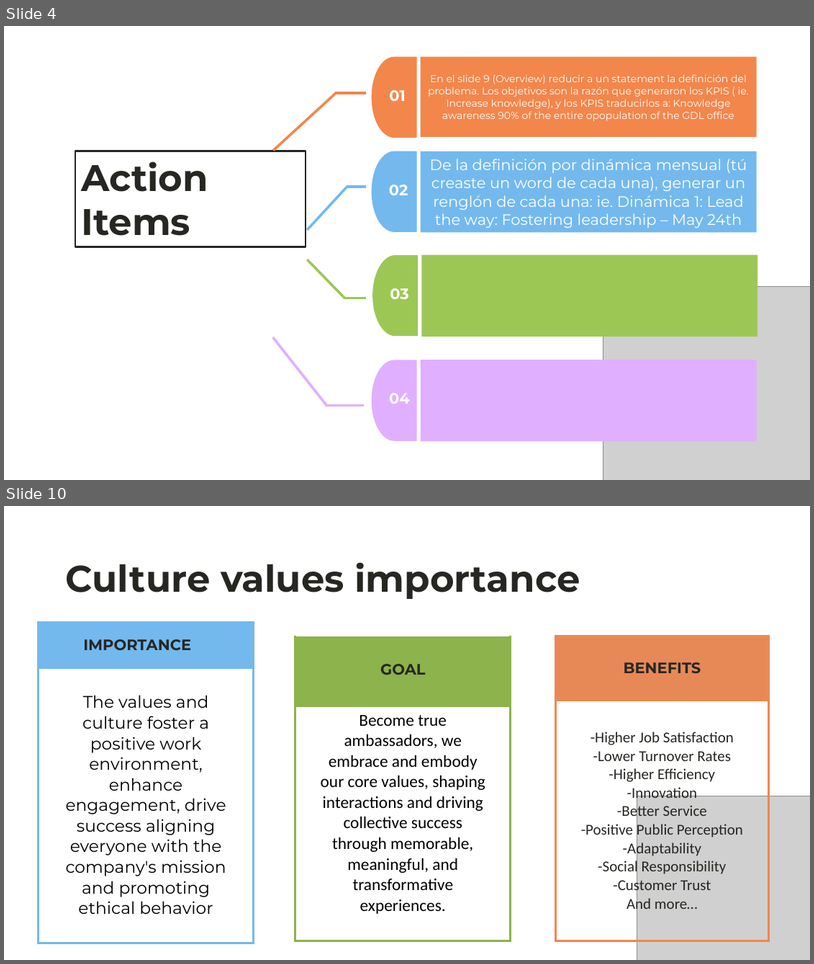
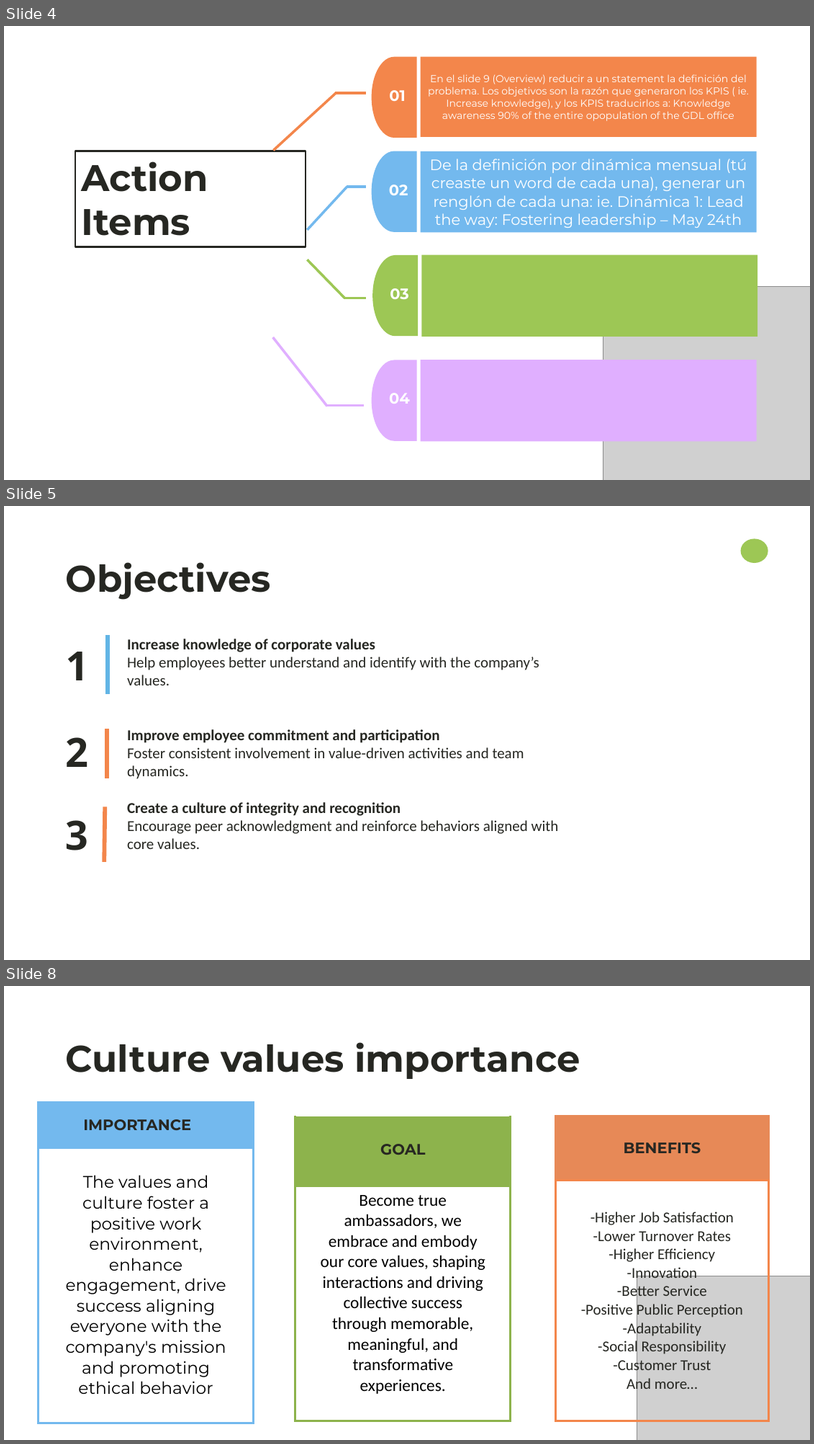
Before and after one commit to luis-92/Training, a slide deck: ValueCamp2025/Values2025_OnePager&BusinessCase - Copy.pptx. Shown one above the other, each under a label of ours: slides 4 and 10 before the commit, slides 4, 5 and 8 after it; the slides between them are not shown. The pictures are 814x964 and 814x1444 pixels, drawn with LibreOffice and Linux fonts; fonts in the diff are those of the drawing; grey boxes stand for pictures. Boxes give left, top, right and bottom in pixels: in the first picture for what was removed or moved away, otherwise in the second. Text is boxed around its words. In the diff, an @@ line names an element or a change of style, - is before the commit and + after.

```diff
--- a/ValueCamp2025/Values2025_OnePager&BusinessCase - Copy.pptx
+++ b/ValueCamp2025/Values2025_OnePager&BusinessCase - Copy.pptx
@@ slide 5 added at (4,506,810,960), background #FFFFFF @@
@@ ellipse added at (741,538,769,563), fill #9DC755 @@
@@ title added at (66,562,271,600), 44 pt, text #262722, bold @@
+Objectives
@@ line added from (108, 635) to (108, 694), #62B5E5 5 pt @@
@@ text added at (66,651,89,680), 48 pt, text #262722, bold @@
+1
@@ text added at (127,638,559,849), 18 pt, text #262722 @@
+Increase knowledge of corporate values
+Help employees better understand and identify with the company’s values.
+Improve employee commitment and participation
+Foster consistent involvement in value-driven activities and team dynamics.
+Create a culture of integrity and recognition
+Encourage peer acknowledgment and reinforce behaviors aligned with core values.
@@ text added at (65,737,88,767), 48 pt, text #262722, bold @@
+2
@@ line added from (107, 728) to (107, 778), #F3864B 5 pt @@
@@ line added from (105, 807) to (104, 862), #F3864B 5 pt @@
@@ text added at (65,820,88,850), 48 pt, text #262722, bold @@
+3
@@ what was slide 10 is now slide 8 @@
```
Also in this commit, not shown: 2 slides changed, 3 other slides added, 7 slides removed.
